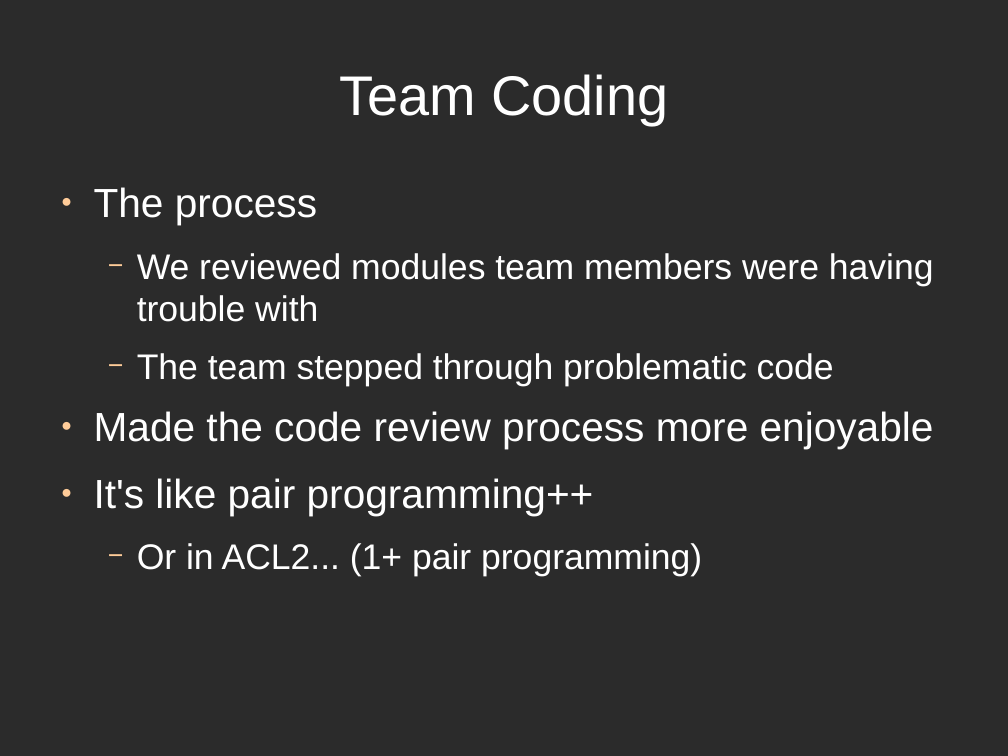
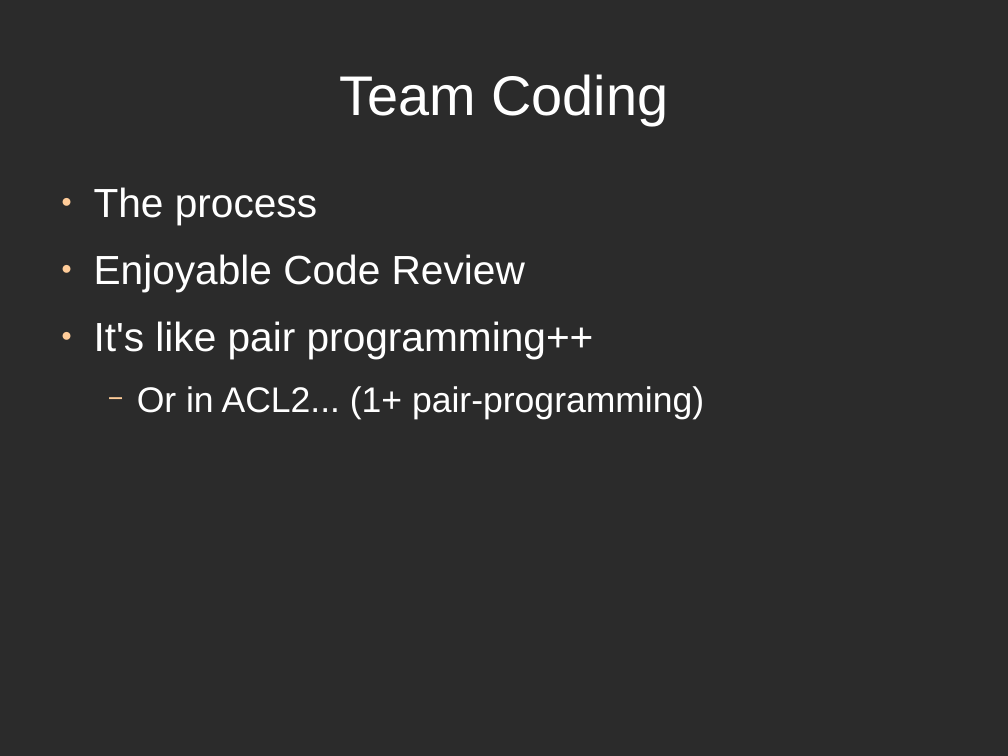
Before and after one commit to directrix1/se2, a slide deck: slide 15 of wip/SE2Presentation.odp (slide 17 before the commit). Drawn at 1008x756 pixels with LibreOffice and Linux fonts; fonts in the diff are those of the drawing; background and template pictures are left out; a plain dark background stands for a picture behind light text. Boxes give left, top, right and bottom in pixels: in the first picture for what was removed or moved away, otherwise in the second. Text is boxed around its words. In the diff, an @@ line names an element or a change of style, - is before the commit and + after.

```diff
--- a/wip/SE2Presentation.odp
+++ b/wip/SE2Presentation.odp
@@ text at box(94, 254, 525, 292): text changed; size 28 to 32 pt @@
-  − We reviewed modules team members were having trouble with
-  − The team stepped through problematic code
-● Made the code review process more enjoyable
+● Enjoyable Code Review
@@ text at box(137, 386, 704, 420): text changed @@
-  − Or in ACL2... (1+ pair programming)
+  − Or in ACL2... (1+ pair-programming)
```
Also in this commit, not shown: 8 other slides changed, 5 slides removed, 1 other file.
